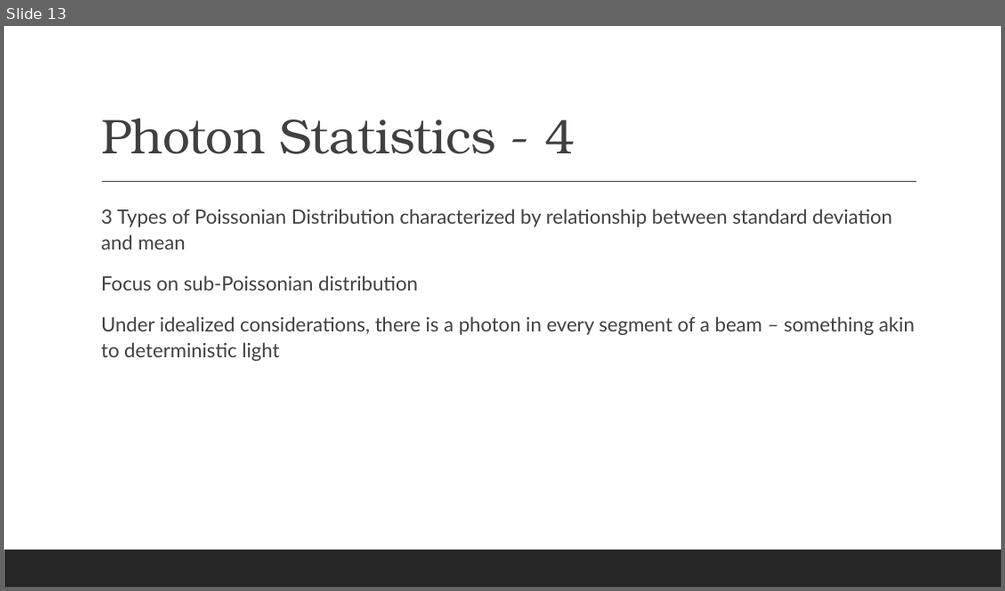
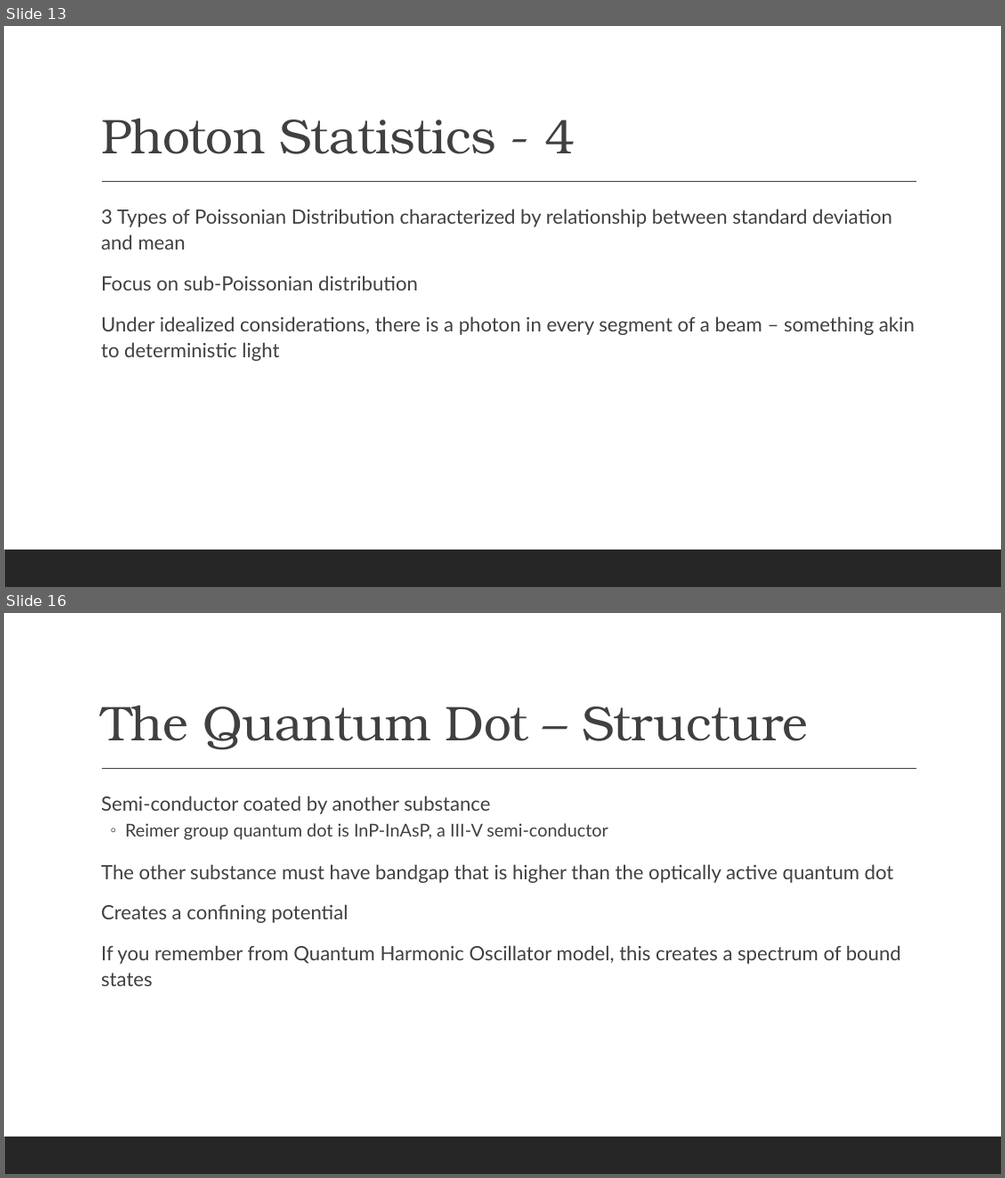
Before and after one commit to Suthendran/PHYS-437-B-Thesis, a slide deck: Electron Musical Chairs.pptx. Shown one above the other, each under a label of ours: slide 13 before the commit, slides 13 and 16 after it; the slides between them are not shown. The pictures are 1005x591 and 1005x1178 pixels, drawn with LibreOffice and Linux fonts; fonts in the diff are those of the drawing. Boxes give left, top, right and bottom in pixels: in the first picture for what was removed or moved away, otherwise in the second. Text is boxed around its words. In the diff, an @@ line names an element or a change of style, - is before the commit and + after.

```diff
--- a/Electron Musical Chairs.pptx
+++ b/Electron Musical Chairs.pptx
@@ slide 16 added at <box>4,613,1001,1174</box>, background #FFFFFF; not listed: 2 template elements that a slide beside it also shows @@
@@ title added at <box>101,705,808,750</box>, 47 pt, text #404040 @@
+The Quantum Dot – Structure
@@ text added at <box>101,795,901,986</box>, 19 pt, text #404040 @@
+  Semi-conductor coated by another substance
+  ◦ Reimer group quantum dot is InP-InAsP, a III-V semi-conductor
+  The other substance must have bandgap that is higher than the optically active quantum dot
+  Creates a confining potential
+  If you remember from Quantum Harmonic Oscillator model, this creates a spectrum of bound states
```
Also in this commit, not shown: 8 slides changed, 27 other slides added, 4 slides removed, 1 other file.
